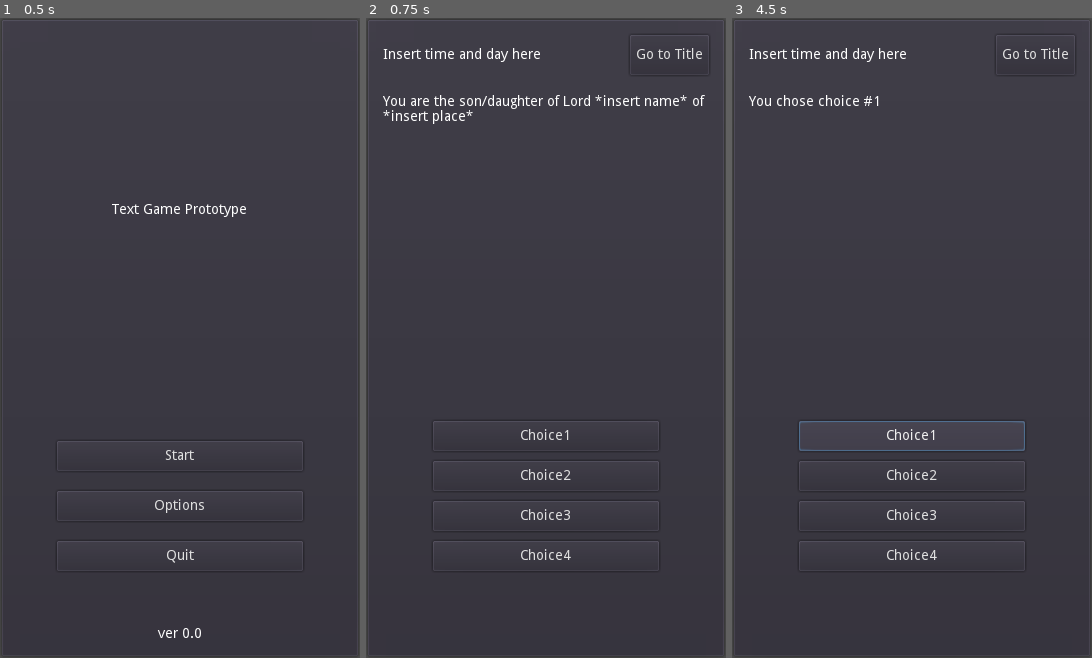
Above: before the commit, frames 1-3 (left to right).
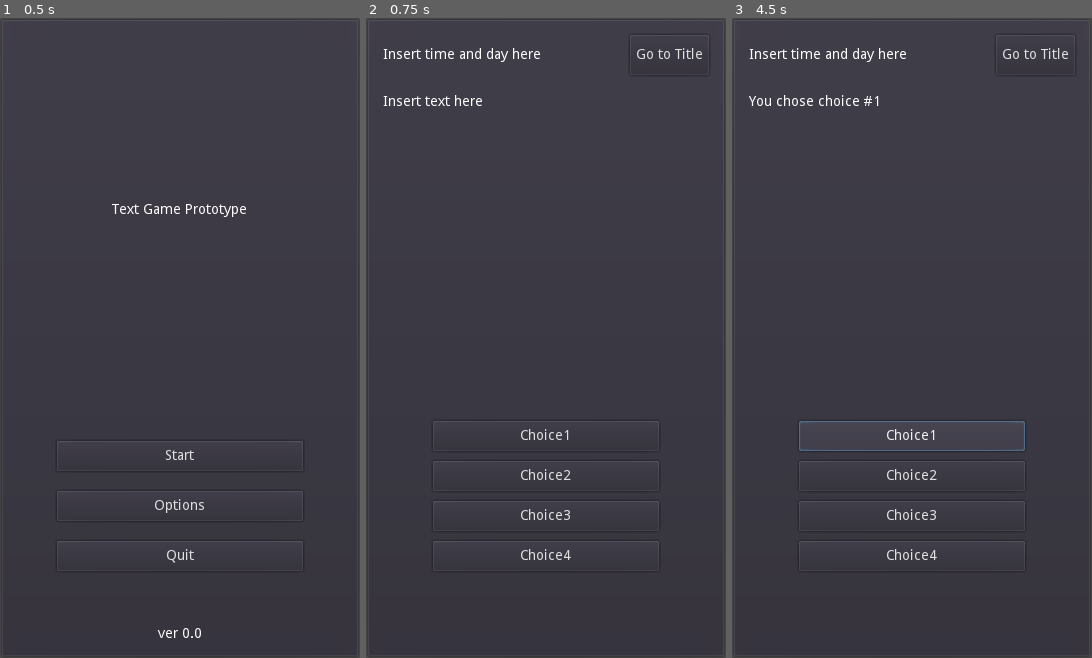
Above: after the commit, the same moments.

Repository: philipuriarte/A-Churchyard-of-Orphans
Game: Godot game, scene res://scenes/main.tscn
Same seed, same stepped clock (60 frames per second), same inputs: the game is played once before the commit and once after it.
Inputs:
- Up to frame 1 (0.5 s): no input
- Up to frame 2 (0.75 s): click "Start" at 0.5 s
- Up to frame 3 (4.5 s): click "Go to Title" at 1.25 s; click "Start" at 2 s; click "Go to Title" at 2.75 s; click "Start" at 3.5 s; click "Choice1" at 4.25 s

Frame 1 is identical in both runs. In frame 2, 0.8% of the frame differs, in the area x 4-95%, y 12-17%; in frame 3, nothing differs.
Error after the commit: Invalid get index 'text' (on base: 'Dictionary'). (res://logic/game_screen_logic/content.gd:32)

Commit message:
Make slight changes to text in content_dict

Diff:
--- a/logic/game_screen_logic/content.gd
+++ b/logic/game_screen_logic/content.gd
@@ -3,7 +3,7 @@
 var choice_index := 0
 var content_dict : Dictionary = {
 	"prologue": {
-		"text": "You are the son/daughter of Lord *insert name* of *insert place*",
+		"narr_text": "You are the son/daughter of Lord *insert name* of *insert place*",
 		"choices_text": {
 			1: {
 				"text": "Continue",
@@ -12,7 +12,7 @@
 		}
 	},
 	"intro": {
-		"text": "You wake up to the sudden knock to your room.",
+		"narr_text": "You wake up to the sudden knock to your room.",
 		"choices_text": {
 			1: "Open the door",
 			2: "Ask who it is"
